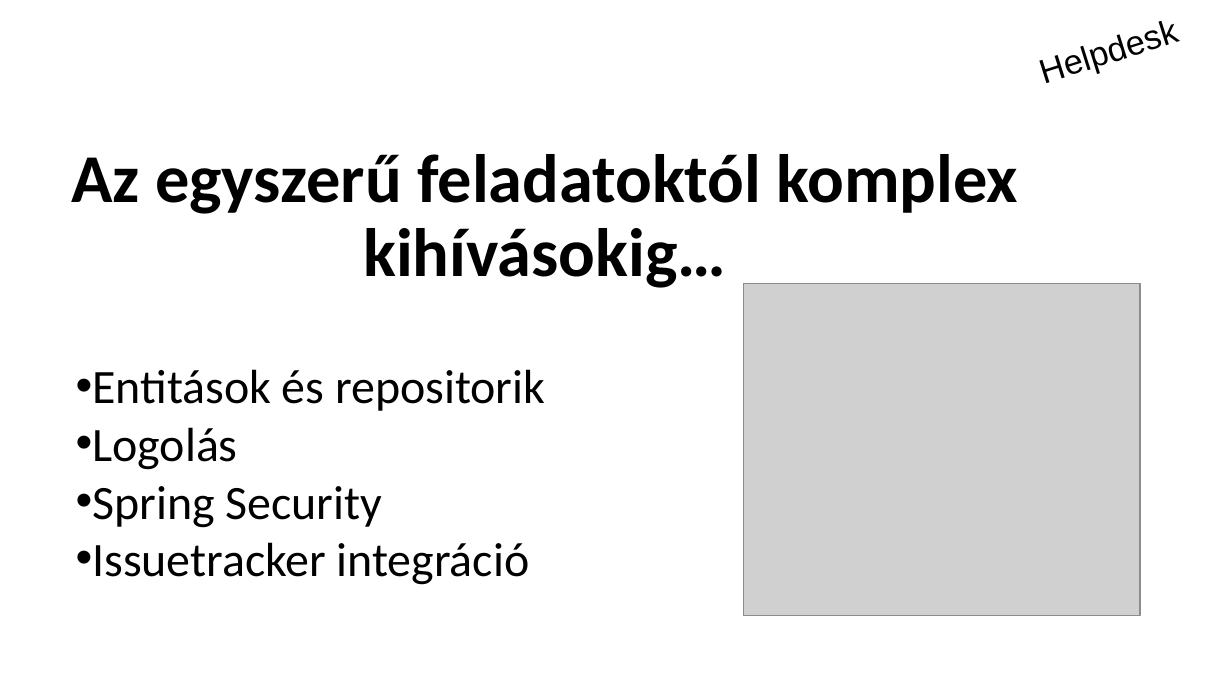
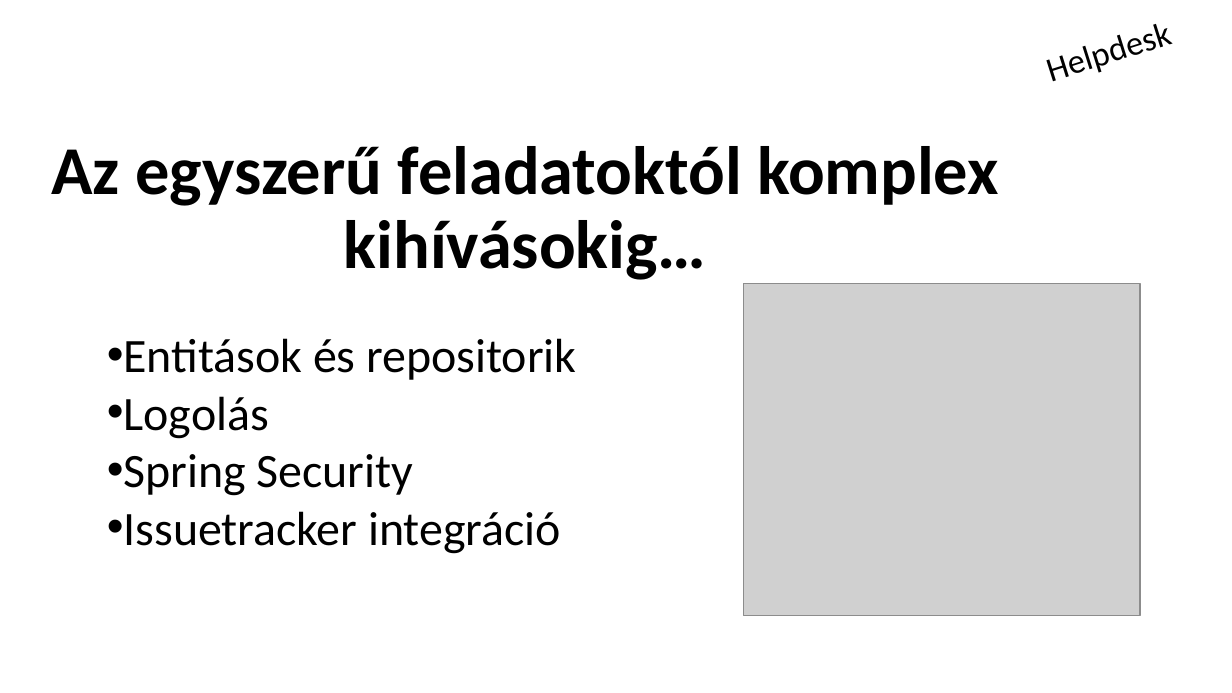
Before and after one commit to schonherz-java-ee-2016-q4/project, a slide deck: slide 3 of presentation/Helpdesk/Tóth László/toth_laszlo.pptx (slide 4 before the commit). Drawn at 1232x693 pixels with LibreOffice and Linux fonts; fonts in the diff are those of the drawing; grey boxes stand for pictures; background and template pictures are left out. Boxes give left, top, right and bottom in pixels: in the first picture for what was removed or moved away, otherwise in the second. Text is boxed around its words. In the diff, an @@ line names an element or a change of style, - is before the commit and + after.

```diff
--- a/presentation/Helpdesk/Tóth László/toth_laszlo.pptx
+++ b/presentation/Helpdesk/Tóth László/toth_laszlo.pptx
@@ text "Helpdesk" at <box>999,0,1215,108</box>: font Arial to Calibri @@
@@ title "Az egyszerű feladatoktól komplex kihívásokig…": place and size @@
-title "Az egyszerű feladatoktól komplex kihívásokig…" at <box>71,154,1019,288</box>
+title "Az egyszerű feladatoktól komplex kihívásokig…" at <box>52,146,999,280</box>
@@ text "Entitások és repositorik": place and size @@
-text "Entitások és repositorik" at <box>92,369,545,585</box>
+text "Entitások és repositorik" at <box>124,338,577,554</box>
```
Also in this commit, not shown: 6 other slides changed, 1 slide removed.
